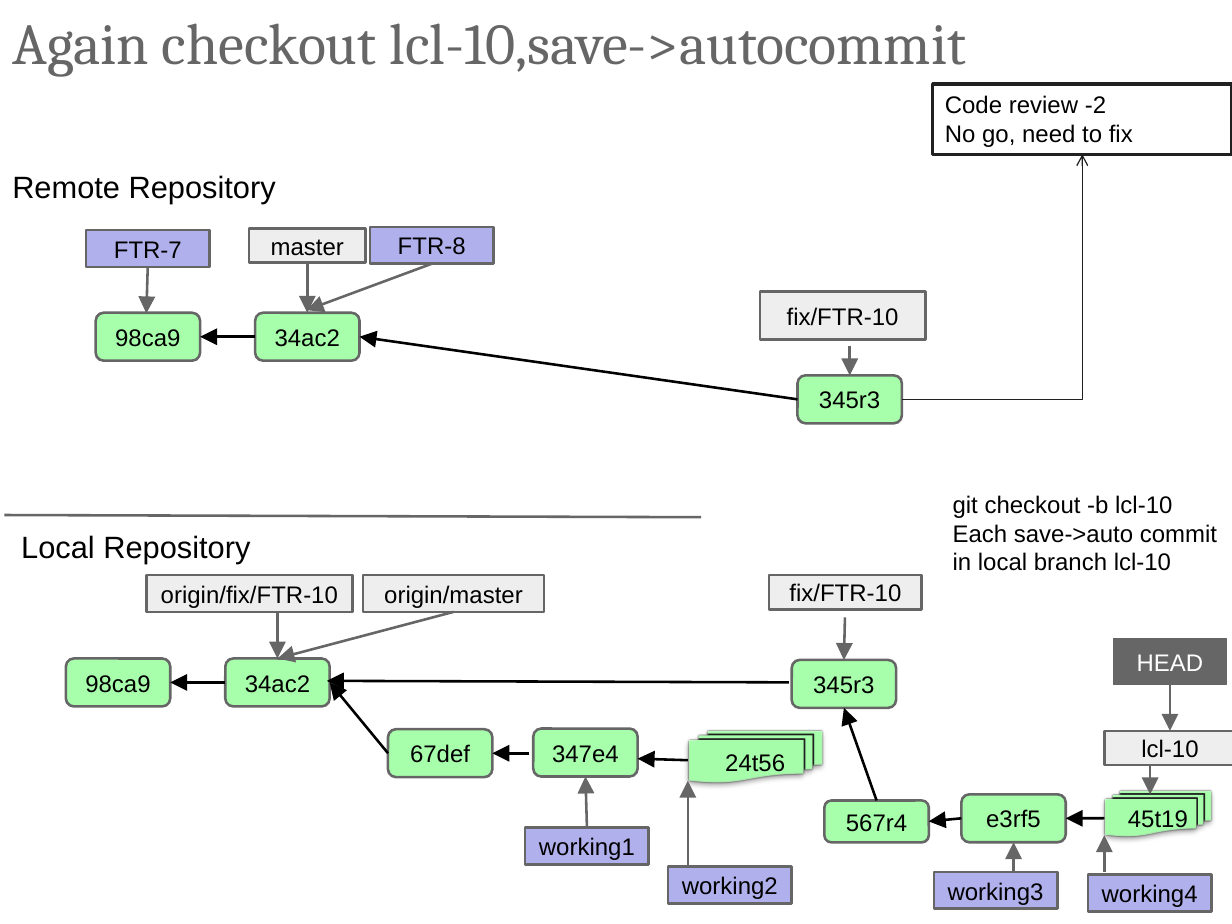
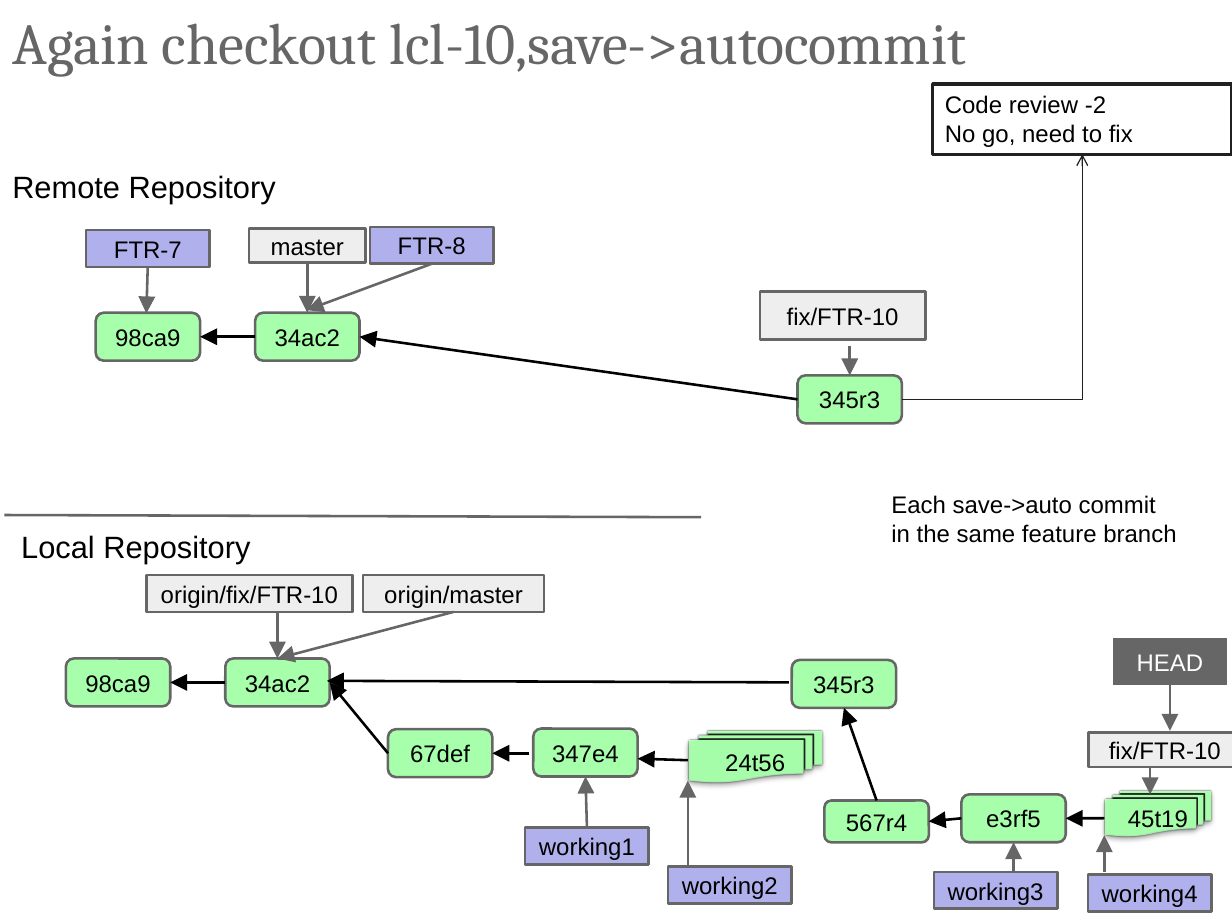
Before and after one commit to ilyaro/mysite, a slide deck: slide 16 of WorkStuff/Courses/Git/Git_Gitlab_Best_Practices/Git_Gitlab_BestPractices.pptx. Drawn at 1232x924 pixels with LibreOffice and Linux fonts; fonts in the diff are those of the drawing. Boxes give left, top, right and bottom in pixels: in the first picture for what was removed or moved away, otherwise in the second. Text is boxed around its words. In the diff, an @@ line names an element or a change of style, - is before the commit and + after.

```diff
--- a/WorkStuff/Courses/Git/Git_Gitlab_Best_Practices/Git_Gitlab_BestPractices.pptx
+++ b/WorkStuff/Courses/Git/Git_Gitlab_Best_Practices/Git_Gitlab_BestPractices.pptx
@@ text at (891, 495, 1176, 543): text changed @@
-git checkout -b lcl-10
-Each save->auto commit
-in local branch lcl-10
+Each save->auto commit
+in the same feature branch
@@ arrow removed from (845, 617) to (844, 660) @@
@@ rectangle "fix/FTR-10": place and size @@
-rectangle "fix/FTR-10" at (769, 575, 922, 610)
+rectangle "fix/FTR-10" at (1089, 733, 1232, 768)
@@ rectangle removed at (1104, 731, 1232, 765) @@
-lcl-10
```
Also in this commit, not shown: 14 other slides changed, 6 slides added, 1 slide removed.
